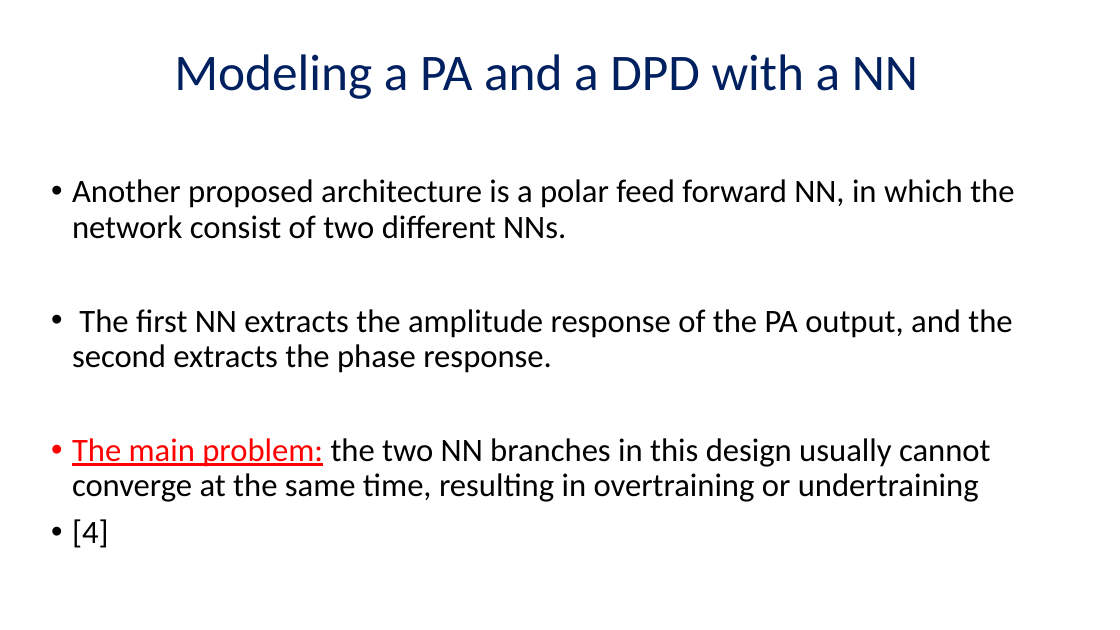
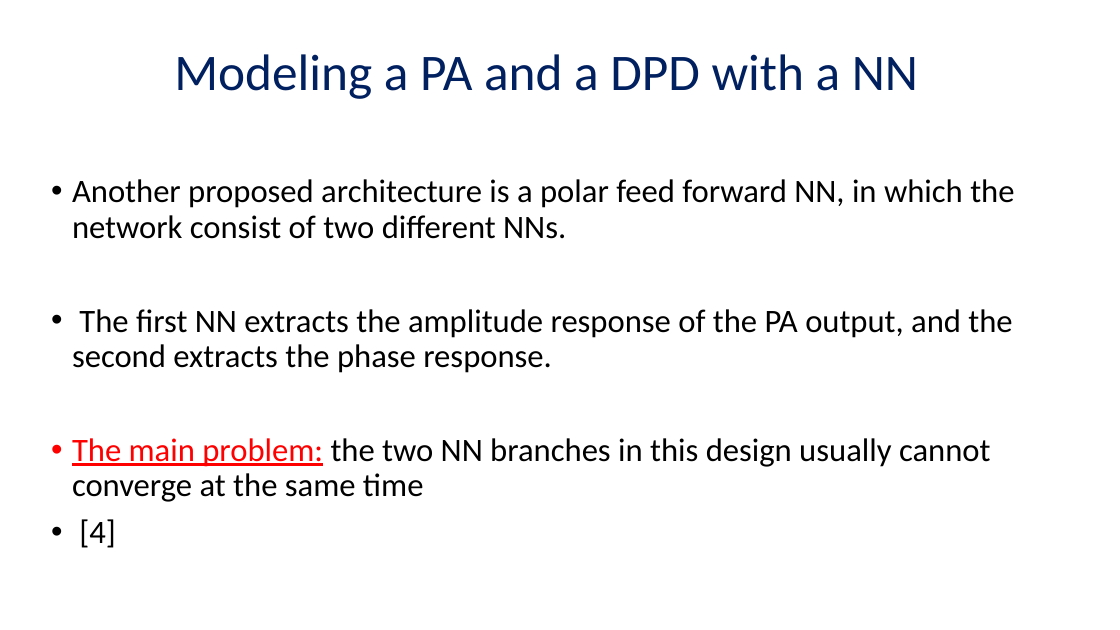
Before and after one commit to AdirCN/DPD, a slide deck: slide 30 of documents/Final Presentation.pptx (slide 28 before the commit). Drawn at 1120x630 pixels with LibreOffice and Linux fonts; fonts in the diff are those of the drawing. Boxes give left, top, right and bottom in pixels: in the first picture for what was removed or moved away, otherwise in the second. Text is boxed around its words. In the diff, an @@ line names an element or a change of style, - is before the commit and + after.

```diff
--- a/documents/Final Presentation.pptx
+++ b/documents/Final Presentation.pptx
@@ text at box(72, 438, 991, 502): text changed @@
-• The main problem: the two NN branches in this design usually cannot converge at the same time, resulting in overtraining or undertraining
+• The main problem: the two NN branches in this design usually cannot converge at the same time
```
Also in this commit, not shown: 4 other slides changed, 1 slide added, 1 other file.
